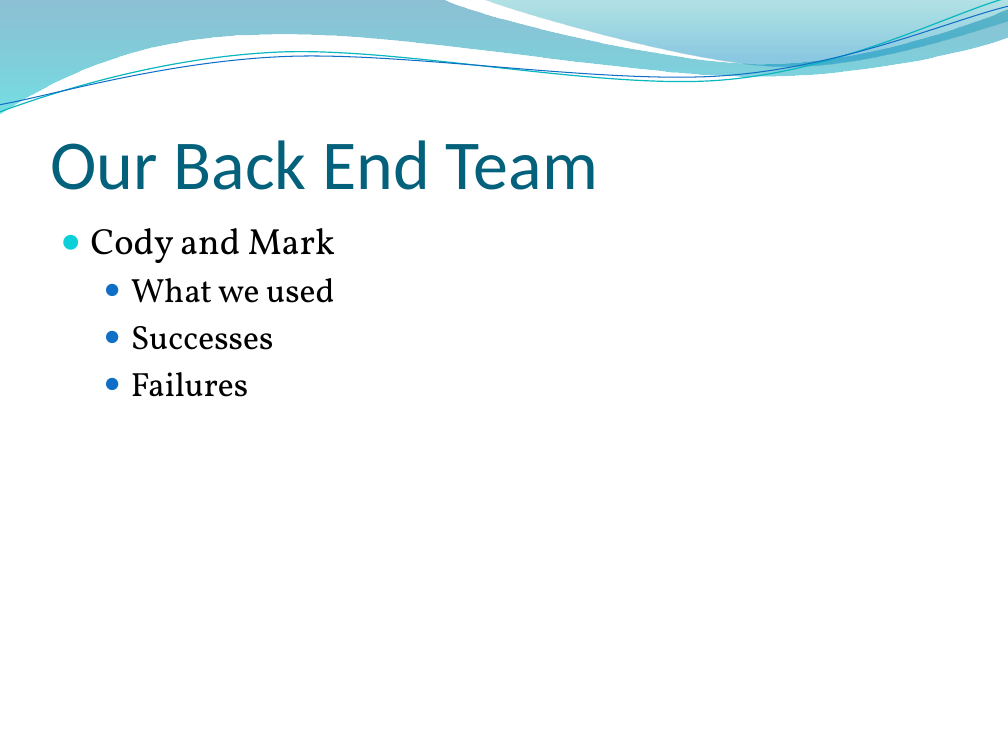
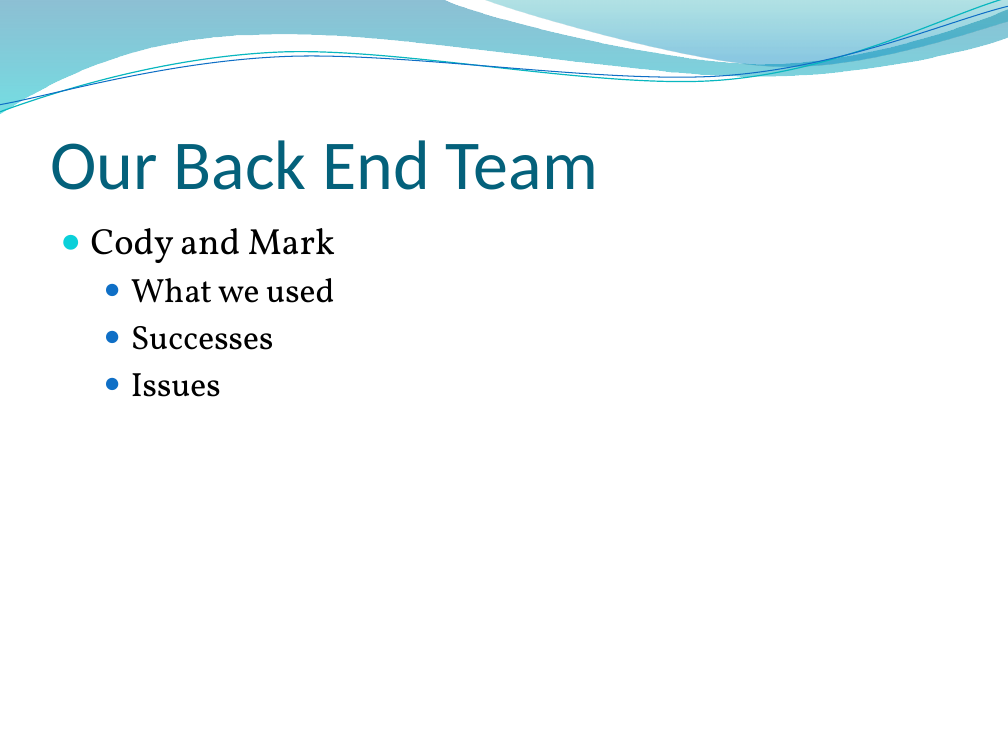
Before and after one commit to thomaschsu/bluewavefitness, a slide deck: slide 10 of Blue Wave Fitness.pptx. Drawn at 1008x756 pixels with LibreOffice and Linux fonts; fonts in the diff are those of the drawing; background and template pictures are left out. Boxes give left, top, right and bottom in pixels: in the first picture for what was removed or moved away, otherwise in the second. Text is boxed around its words. In the diff, an @@ line names an element or a change of style, - is before the commit and + after.

Commit message:
ppt update 2

```diff
--- a/Blue Wave Fitness.pptx
+++ b/Blue Wave Fitness.pptx
@@ text at bbox=[131, 373, 221, 397]: text changed @@
-  ● Failures
+  ● Issues
```
